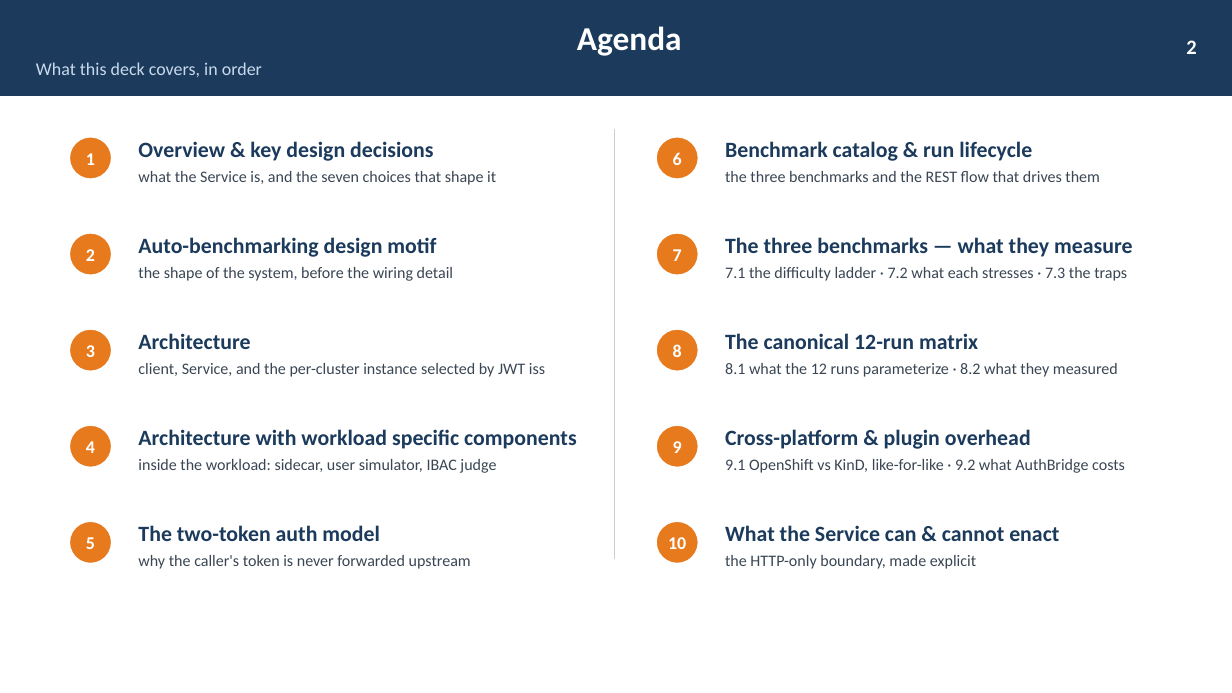
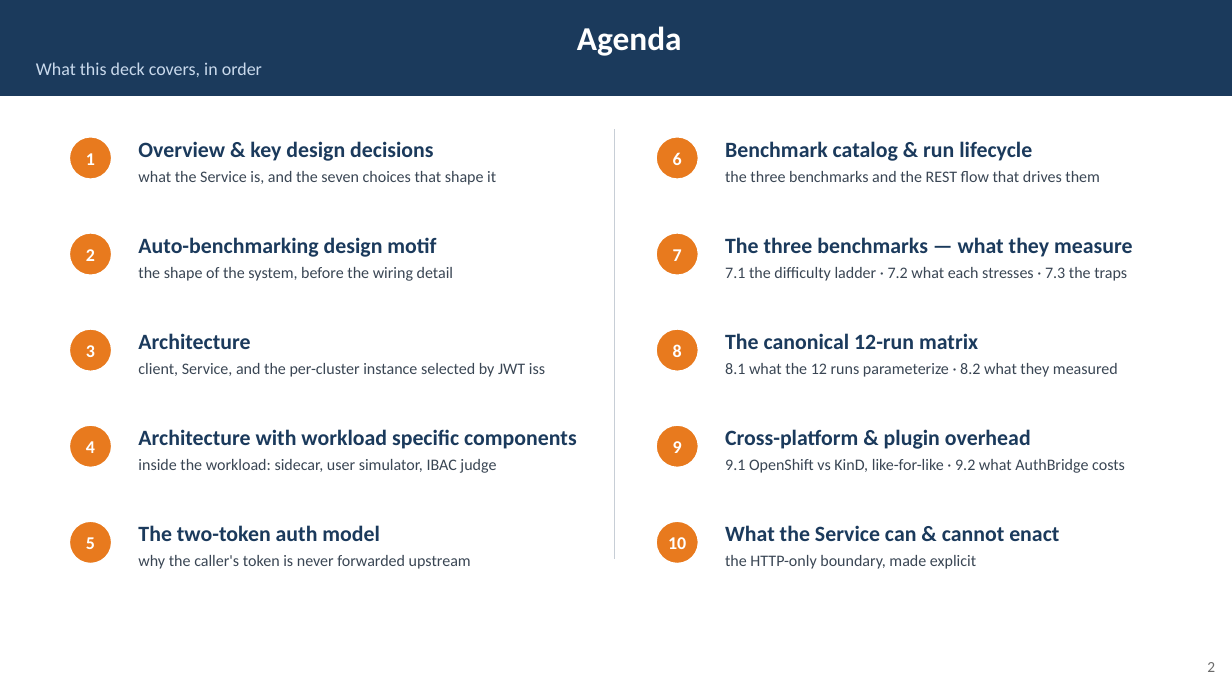
Before and after one commit to rossoctl/autobench, a slide deck: slide 2 of docs/AutoBench.pptx. Drawn at 1232x693 pixels with LibreOffice and Linux fonts; fonts in the diff are those of the drawing. Boxes give left, top, right and bottom in pixels: in the first picture for what was removed or moved away, otherwise in the second. Text is boxed around its words. In the diff, an @@ line names an element or a change of style, - is before the commit and + after.

```diff
--- a/docs/AutoBench.pptx
+++ b/docs/AutoBench.pptx
@@ text "2": place and size @@
-text "2" at [1186, 40, 1196, 54]
+text "2" at [1207, 662, 1215, 672]
@@ text "2" at [1207, 662, 1215, 672]: size 16 to 12 pt, text colour #FFFFFF to #6B6B6B, bold off @@
```
Also in this commit, not shown: 15 other slides changed, 1 other file.
